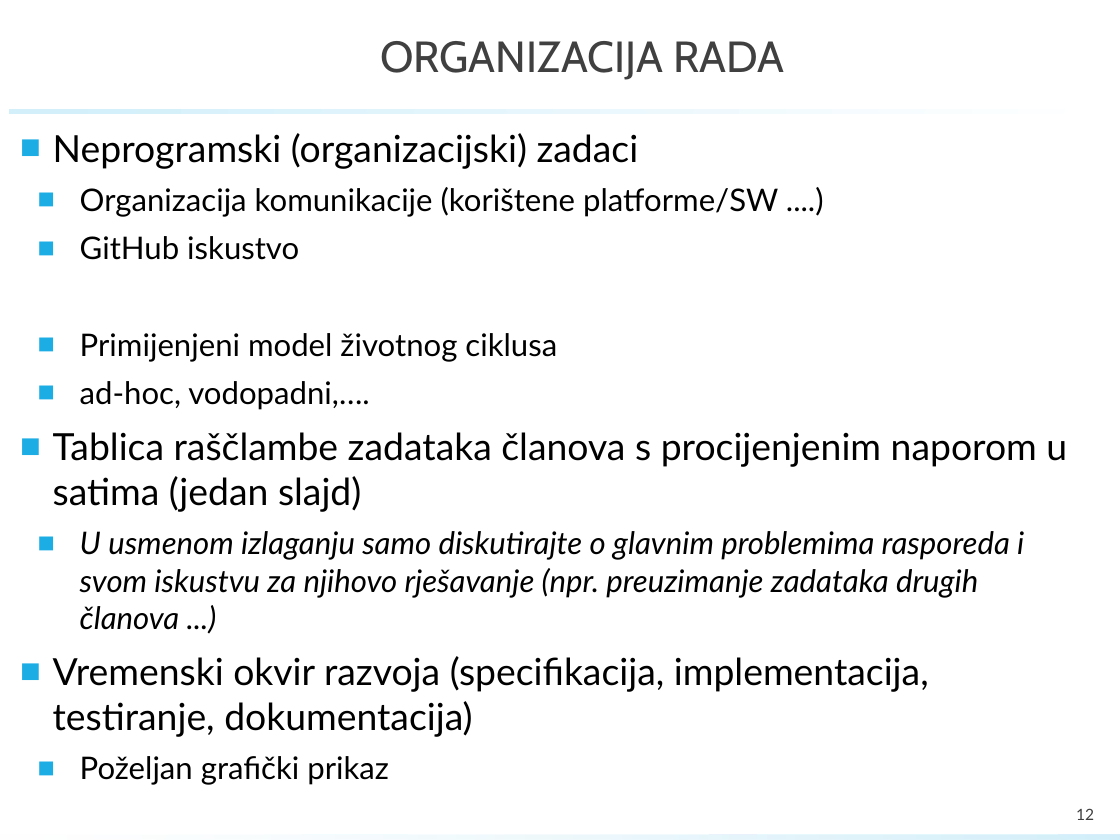
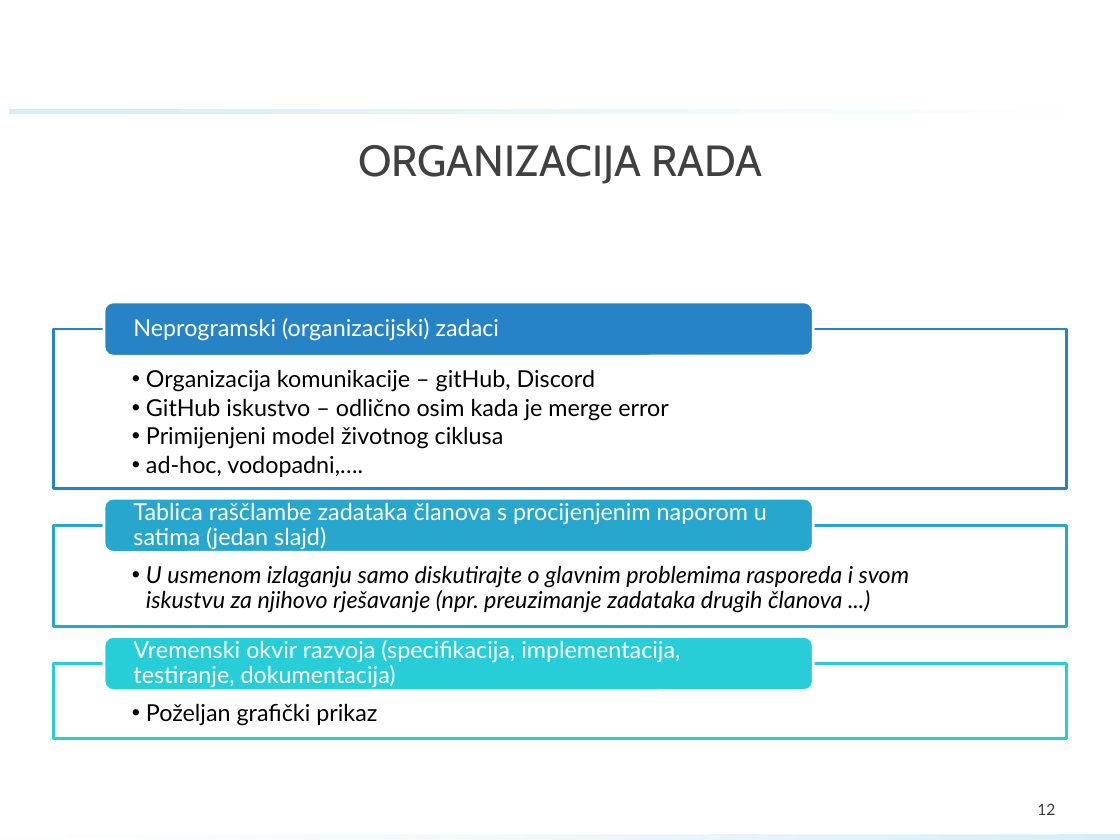
Before and after one commit to GolubIvan/Programsko-inzenjerstvo, a slide deck: slide 12 of PROINZ_TG11_4_eZgrada.pptx. Drawn at 1120x840 pixels with LibreOffice and Linux fonts; fonts in the diff are those of the drawing; background and template pictures are left out. Boxes give left, top, right and bottom in pixels: in the first picture for what was removed or moved away, otherwise in the second. Text is boxed around its words. In the diff, an @@ line names an element or a change of style, - is before the commit and + after.

```diff
--- a/PROINZ_TG11_4_eZgrada.pptx
+++ b/PROINZ_TG11_4_eZgrada.pptx
@@ title "ORGANIZACIJA RADA": place and size @@
-title "ORGANIZACIJA RADA" at [380,41,784,80]
+title "ORGANIZACIJA RADA" at [358,145,762,184]
@@ text removed at [53,133,1067,785] @@
-■ Neprogramski (organizacijski) zadaci
-  ■ Organizacija komunikacije (korištene platforme/SW ....)
-  ■ GitHub iskustvo
-  ■ Primijenjeni model životnog ciklusa
-  ■ ad-hoc, vodopadni,….
-■ Tablica raščlambe zadataka članova s procijenjenim naporom u satima (jedan slajd)
-  ■ U usmenom izlaganju samo diskutirajte o glavnim problemima rasporeda i svom iskustvu za njihovo rješavanje (npr. preuzimanje zadataka drugih članova ...)
-■ Vremenski okvir razvoja (specifikacija, implementacija, testiranje, dokumentacija)
-  ■ Poželjan grafički prikaz
@@ group added at [54,302,1067,738]: 6 texts, 3 rectangles, 3 rounded rectangles @@
+  • Organizacija komunikacije – gitHub, Discord
+  • GitHub iskustvo – odlično osim kada je merge error
+  • Primijenjeni model životnog ciklusa
+  • ad-hoc, vodopadni,….
+Neprogramski (organizacijski) zadaci
+  • U usmenom izlaganju samo diskutirajte o glavnim problemima rasporeda i svom iskustvu za njihovo rješavanje (npr. preuzimanje zadataka drugih članova ...)
+Tablica raščlambe zadataka članova s procijenjenim naporom u satima (jedan slajd)
+  • Poželjan grafički prikaz
+Vremenski okvir razvoja (specifikacija, implementacija, testiranje, dokumentacija)
@@ page number: place and size @@
-page number at [1076,808,1094,820]
+page number at [1037,803,1055,815]
@@ page number at [1037,803,1055,815]: more space between paragraphs @@
```
Also in this commit, not shown: 6 other slides changed, 1 slide removed, 2 other files.
